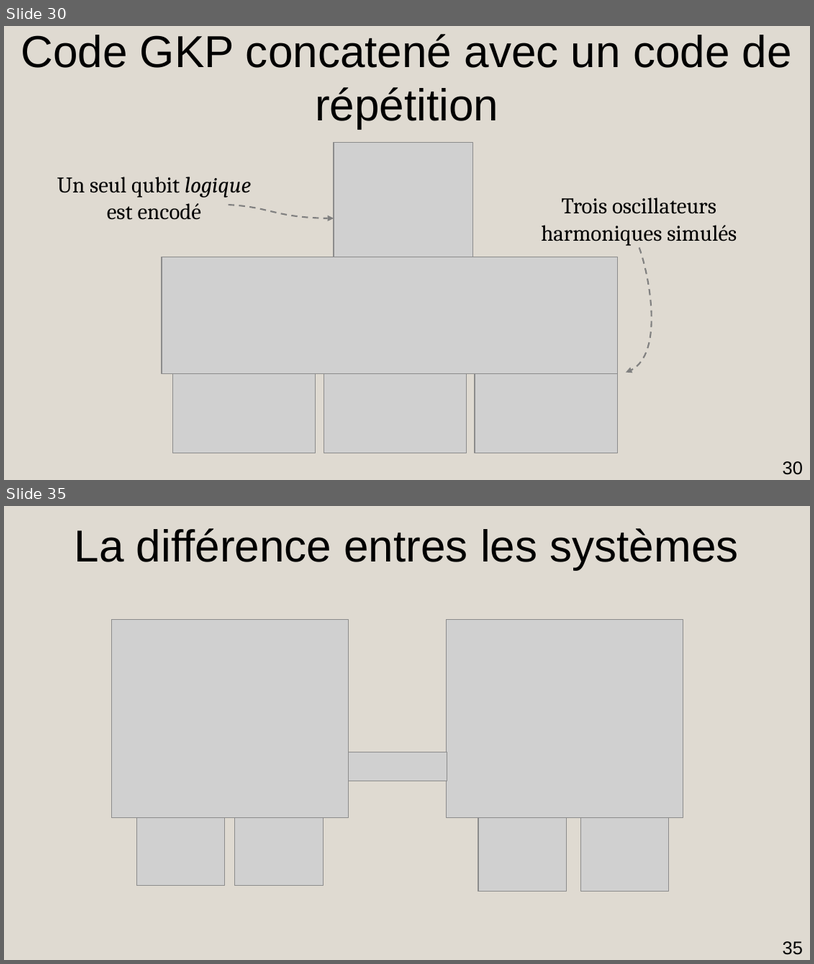
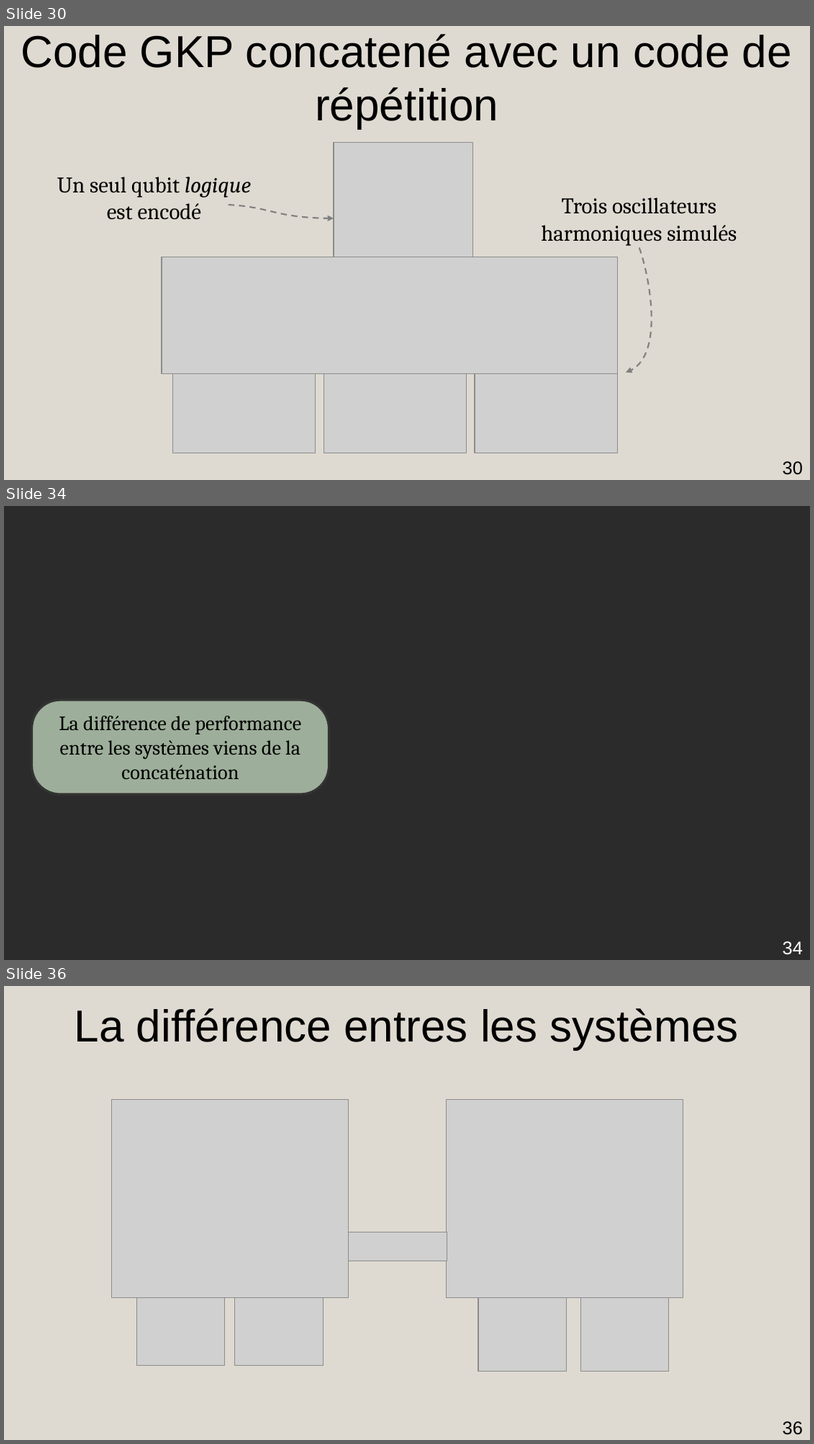
Before and after one commit to AmdaU/presentations, a slide deck: Seminaire/Seminaire.odp. Shown one above the other, each under a label of ours: slides 30 and 35 before the commit, slides 30, 34 and 36 after it; the slides between them are not shown. The pictures are 814x964 and 814x1444 pixels, drawn with LibreOffice and Linux fonts; fonts in the diff are those of the drawing; grey boxes stand for pictures; background and template pictures are left out; a plain dark background stands for a picture behind light text. Boxes give left, top, right and bottom in pixels: in the first picture for what was removed or moved away, otherwise in the second. Text is boxed around its words. In the diff, an @@ line names an element or a change of style, - is before the commit and + after.

```diff
--- a/Seminaire/Seminaire.odp
+++ b/Seminaire/Seminaire.odp
@@ slide 34 added at box(4, 506, 810, 960), background picture (left out) @@
@@ rounded rectangle added at box(32, 700, 329, 794), fill #9DAF9A, outline #333333 2.3 pt, 20 pt, text #000000 @@
+La différence de performance entre les systèmes viens de la concaténation
@@ page number added at box(783, 941, 803, 955), 18 pt, text #FFFFFF @@
+34
@@ what was slide 35 is now slide 36 @@
@@ page number at box(783, 1421, 803, 1435): text changed @@
-35
+36
```
Also in this commit, not shown: 4 other slides added, 8 other files.
